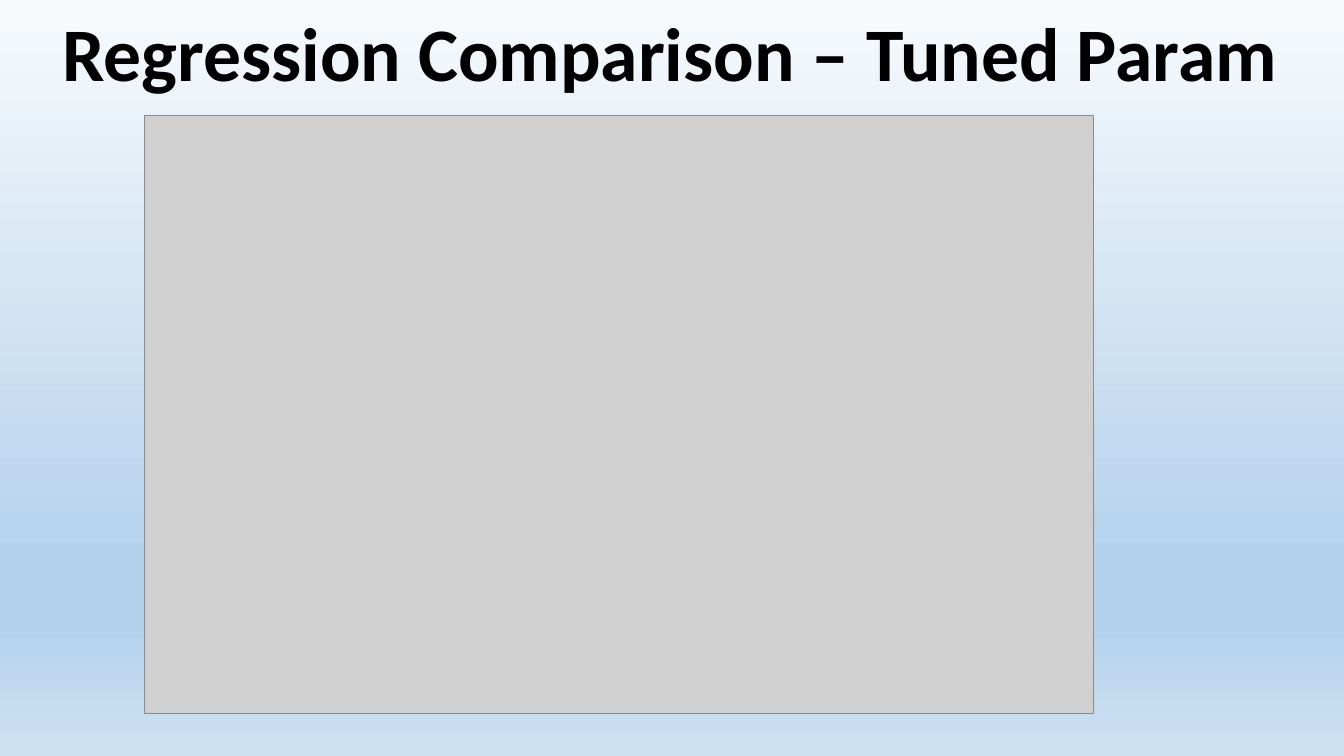
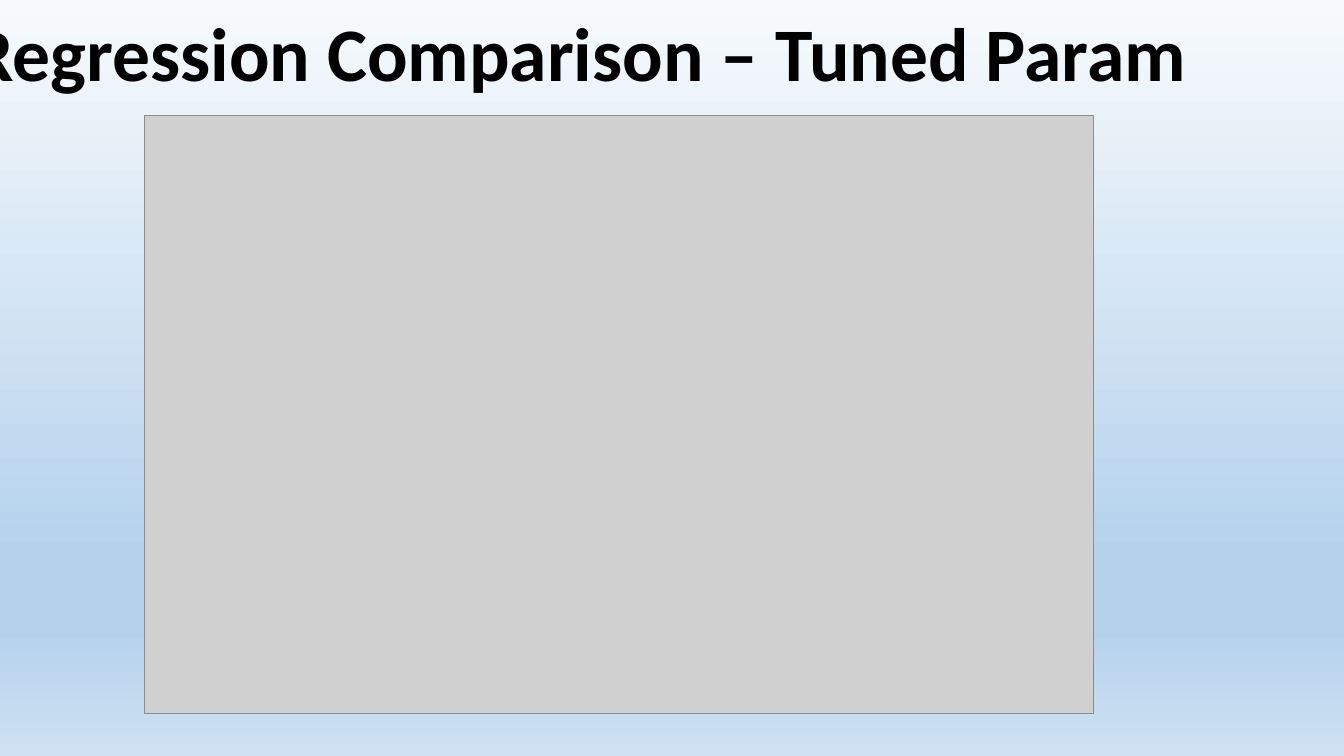
Before and after one commit to vibaskaran/SpringBoard, a slide deck: slide 21 of Capstone-01/Predict House Sales Prices Presentation.pptx (slide 28 before the commit). Drawn at 1344x756 pixels with LibreOffice and Linux fonts; fonts in the diff are those of the drawing; grey boxes stand for pictures. Boxes give left, top, right and bottom in pixels: in the first picture for what was removed or moved away, otherwise in the second. Text is boxed around its words. In the diff, an @@ line names an element or a change of style, - is before the commit and + after.

```diff
--- a/Capstone-01/Predict House Sales Prices Presentation.pptx
+++ b/Capstone-01/Predict House Sales Prices Presentation.pptx
@@ title "Regression Comparison – Tuned Param" rewrapped from bbox=[62, 28, 1277, 94] to bbox=[0, 28, 1186, 94] @@
```
Also in this commit, not shown: 3 other slides changed, 5 slides added, 10 slides removed.
